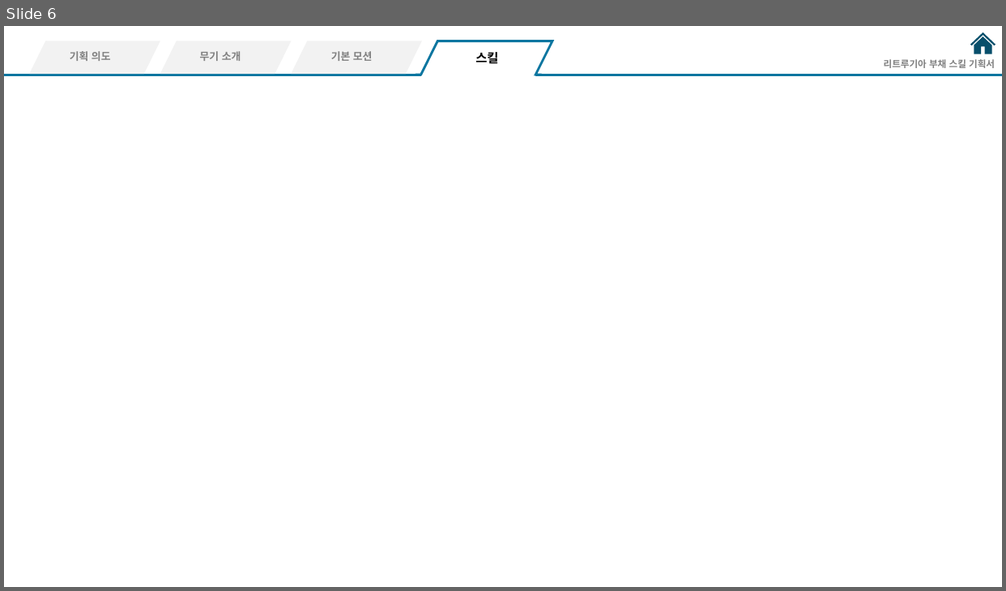
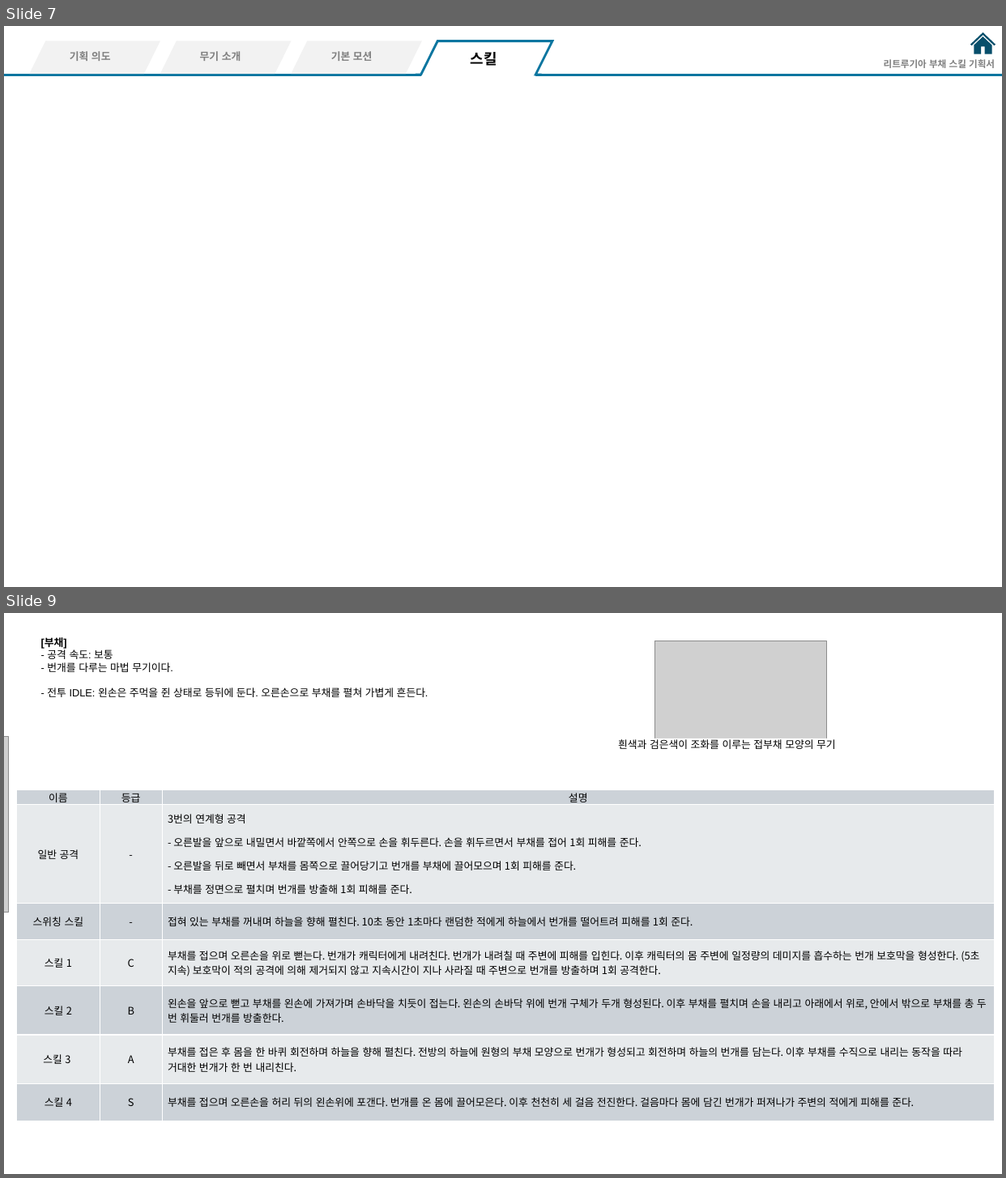
Before and after one commit to hjs0913/GameDesign, a slide deck: 액션&경영 RPG/스킬/리트루기아_부채스킬기획.pptx. Shown one above the other, each under a label of ours: slide 6 before the commit, slides 7 and 9 after it; the slides between them are not shown. The pictures are 1006x591 and 1006x1178 pixels, drawn with LibreOffice and Linux fonts; fonts in the diff are those of the drawing; grey boxes stand for pictures. Boxes give left, top, right and bottom in pixels: in the first picture for what was removed or moved away, otherwise in the second. Text is boxed around its words. In the diff, an @@ line names an element or a change of style, - is before the commit and + after.

Commit message:
부채 스킬 기획서 작성중

```diff
--- a/액션&경영 RPG/스킬/리트루기아_부채스킬기획.pptx
+++ b/액션&경영 RPG/스킬/리트루기아_부채스킬기획.pptx
@@ slide 9 added at (4, 613, 1002, 1174), background #FFFFFF @@
@@ text added at (41, 638, 173, 672), 10 pt, text #000000 @@
+[부채]
+- 공격 속도: 보통
+- 번개를 다루는 마법 무기이다.
@@ picture added at (655, 641, 827, 747) @@
@@ text added at (47, 688, 428, 697), 10 pt, text #000000 @@
+- 전투 IDLE: 왼손은 주먹을 쥔 상태로 등뒤에 둔다. 오른손으로 부채를 펼쳐 가볍게 흔든다.
@@ picture added at (4, 736, 9, 913) @@
@@ rectangle added at (619, 739, 864, 765), fill #FFFFFF, 10 pt, text #000000 @@
+흰색과 검은색이 조화를 이루는 접부채 모양의 무기
@@ table added at (17, 790, 995, 1118), 7 rows, 3 columns @@
+이름 | 등급 | 설명
+일반 공격 | - | 3번의 연계형 공격 / - 오른발을 앞으로 내밀면서 바깥쪽에서 안쪽으로 손을 휘두른다. 손을 휘두르면서 부채를 접어 1회 피해를 준다. / - 오른발을 뒤로 빼면서 부채를 몸쪽으로 끌어당기고 번개를 부채에 끌어모으며 1회 피해를 준다. / - 부채를 정면으로 펼치며 번개를 방출해 1회 피해를 준다.
+스위칭 스킬 | - | 접혀 있는 부채를 꺼내며 하늘을 향해 펼친다. 10초 동안 1초마다 랜덤한 적에게 하늘에서 번개를 떨어트려 피해를 1회 준다.
+스킬 1 | C | 부채를 접으며 오른손을 위로 뻗는다. 번개가 캐릭터에게 내려친다. 번개가 내려칠 때 주변에 피해를 입힌다. 이후 캐릭터의 몸 주변에 일정량의 데미지를 흡수하는 번개 보호막을 형성한다. (5초 지속) 보호막이 적의 공격에 의해 제거되지 않고 지속시간이 지나 사라질 때 주변으로 번개를 방출하며 1회 공격한다.
+스킬 2 | B | 왼손을 앞으로 뻗고 부채를 왼손에 가져가며 손바닥을 치듯이 접는다. 왼손의 손바닥 위에 번개 구체가 두개 형성된다. 이후 부채를 펼치며 손을 내리고 아래에서 위로, 안에서 밖으로 부채를 총 두 번 휘둘러 번개를 방출한다.
+스킬 3 | A | 부채를 접은 후 몸을 한 바퀴 회전하며 하늘을 향해 펼친다. 전방의 하늘에 원형의 부채 모양으로 번개가 형성되고 회전하며 하늘의 번개를 담는다. 이후 부채를 수직으로 내리는 동작을 따라 거대한 번개가 한 번 내리친다.
+스킬 4 | S | 부채를 접으며 오른손을 허리 뒤의 왼손위에 포갠다. 번개를 온 몸에 끌어모은다. 이후 천천히 세 걸음 전진한다. 걸음마다 몸에 담긴 번개가 퍼져나가 주변의 적에게 피해를 준다.
@@ what was slide 6 is now slide 7 @@
@@ slide 7 changed as well @@
@@ text "스킬" at (471, 52, 497, 66): size 12 to 14 pt @@
```
Also in this commit, not shown: 5 other slides changed, 2 other slides added, 1 slide removed, 2 other files.
